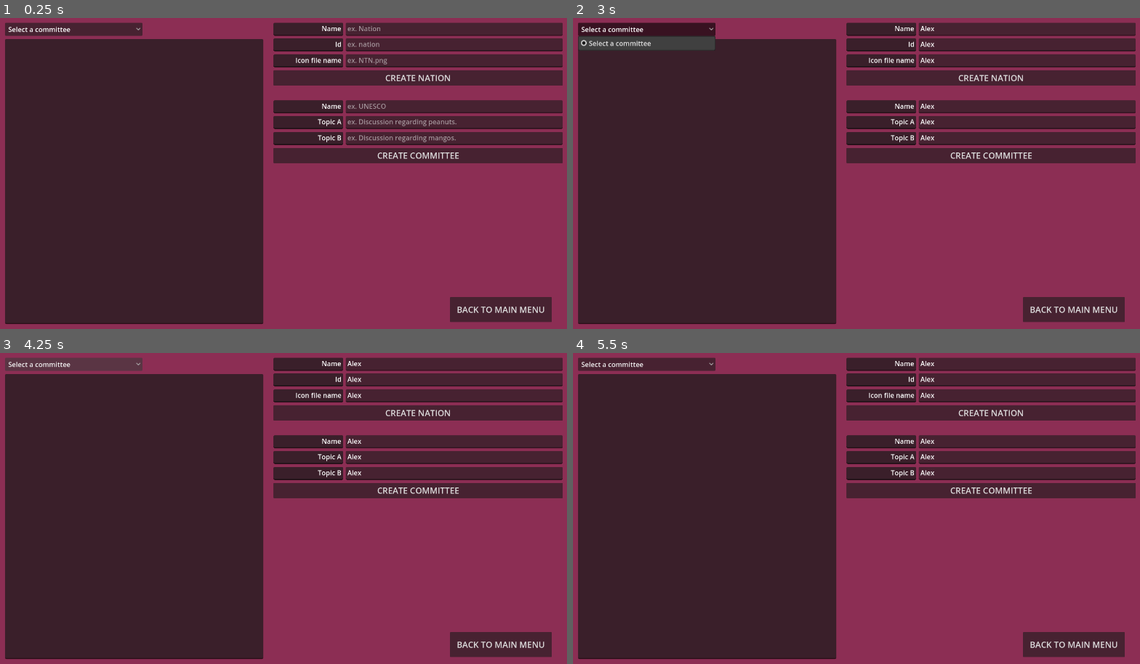
Above: before the commit, frames 1-4 (two rows, left to right).
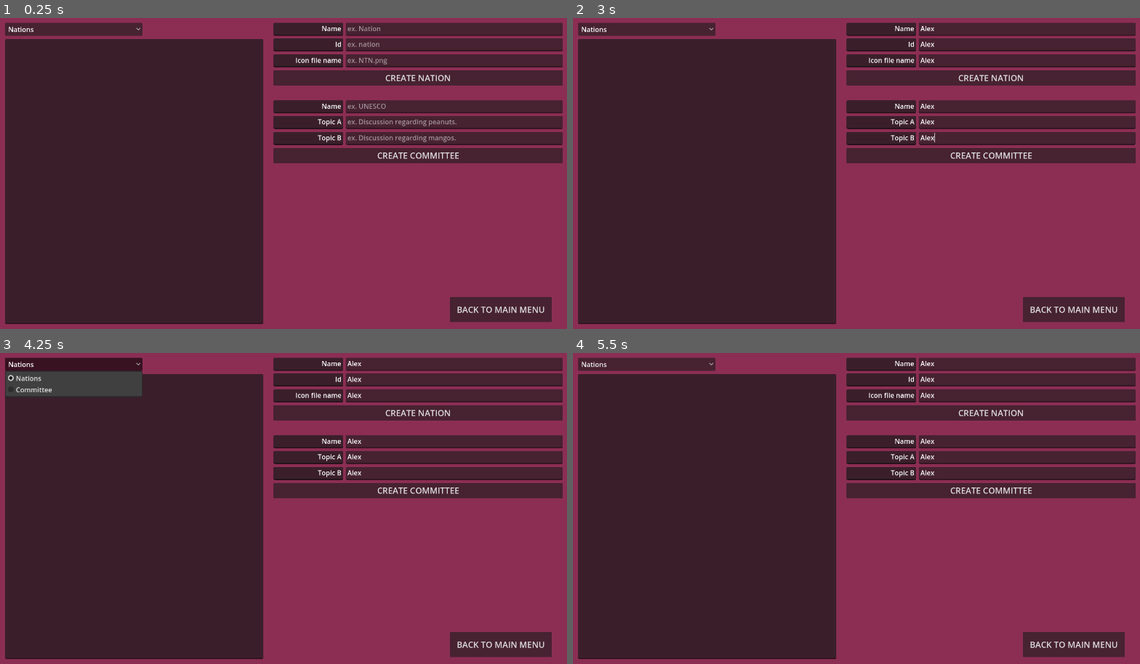
Above: after the commit, the same moments.

Repository: Janucat/OberMUN-Debate-Program
Game: Godot game, scene res://Main.tscn
Same seed, same stepped clock (60 frames per second), same inputs: the game is played once before the commit and once after it. The engine's default icon, where the game draws it, is replaced by a stand-in: a white triangle on a blue panel in a dark square.
Inputs (mouse positions are in pixels of both pictures, inside the frame that each line leads up to):
- Up to frame 1 (0.25 s): no input
- Up to frame 2 (3 s): click (1026, 30) at 0.52 s; type "Alex" at 0.6 s; click (1026, 45) at 0.75 s; type "Alex" at 0.83 s; click (1026, 61) at 0.98 s; type "Alex" at 1.07 s; click (1026, 108) at 1.27 s; type "Alex" at 1.35 s; click (1026, 123) at 1.5 s; type "Alex" at 1.58 s; click (1026, 139) at 1.73 s; type "Alex" at 1.82 s; click "Select a committee" at 2 s; click "Select a committee" at 2.75 s
- Up to frame 3 (4.25 s): click "Select a committee" (after the commit: "Nations") at 3.5 s
- Up to frame 4 (5.5 s): click "Start Session" at 4.25 s; click "Start Session" at 5 s

The runs differ from the first frame. In frame 1, 0.1% of the frame differs, in the area x 1-13%, y 2-5%; in frame 2, 1.2%; in frame 3, 2.9%, in the area x 0-26%, y 1-14%; in frame 4, 0.1%.
Error in both runs: Invalid access to property or key 'data_created' on a base object of type 'Node2D'. (res://scripts/SelectCommittee.gd:8)

Commit message:
nation(a)list

Diff:
--- a/Main.tscn
+++ b/Main.tscn
@@ -20,6 +20,7 @@
 [ext_resource type="Script" uid="uid://c5blvsa2ejbg" path="res://scripts/records_management.gd" id="17_28gxp"]
 [ext_resource type="Script" uid="uid://pwrsal4hrghd" path="res://scripts/records_refresh_button.gd" id="18_6rd35"]
 [ext_resource type="Script" uid="uid://d3en4ubqro6xn" path="res://records_file_button.gd" id="19_r2kmk"]
+[ext_resource type="Script" uid="uid://dp4ue1gopeo3b" path="res://editor.gd" id="21_devvj"]
 
 [sub_resource type="StyleBoxEmpty" id="StyleBoxEmpty_dvyph"]
 
@@ -1652,6 +1653,7 @@
 text = "Main Menu"
 
 [node name="Editor" type="CanvasLayer" parent="."]
+script = ExtResource("21_devvj")
 
 [node name="BackGround" type="ColorRect" parent="Editor"]
 anchors_preset = 15
@@ -1729,9 +1731,11 @@
 theme_override_colors/font_color = Color(1, 1, 1, 1)
 theme_override_styles/focus = SubResource("StyleBoxEmpty_tkvwg")
 selected = 0
-item_count = 1
-popup/item_0/text = "Select a committee"
+item_count = 2
+popup/item_0/text = "Nations"
 popup/item_0/id = 0
+popup/item_1/text = "Committee"
+popup/item_1/id = 1
 script = ExtResource("3_myi24")
 metadata/_edit_use_anchors_ = true
 
--- /dev/null
+++ b/editor.gd
@@ -0,0 +1,39 @@
+extends CanvasLayer
+
+var display_list_nation_object = preload("res://editor_nation_list_object.tscn")
+#var display_list_committee_object = preload("")
+
+@onready var display_container: GridContainer = $Display/GridContainer
+
+#class Nation:
+	#var id = ""
+	#var name = ""
+	#var icon = ""
+	#func _init(_id, _name, _icon):
+		#id = _id
+		#name = _name
+		#icon = _icon
+#
+#class Committee:
+	#var name = ""
+	#var topics = ["", ""]
+	#func _init(_name, _topic_a, _topic_b):
+		#name = _name
+		#topics[0] = _topic_a
+		#topics[1] = _topic_b
+
+var json_raw = preload("res://json/data.json") # converte in un dizionario il file json
+var nations_array = json_raw.data.get("nations") # dividiamo nazioni e committees in due array di dizionari separati
+var committee_array = json_raw.data.get("committees")
+
+func load_data(): #chiamato all'apertura dell'editor o quando si modifica qualcosa
+	for nation in nations_array:
+		var nation_obj = display_list_nation_object.instantiate()
+		nation_obj.find_child("Id").text = nation.id
+		nation_obj.find_child("Name").text = nation.name
+		nation_obj.find_child("Icon").texture = load("res://art/Flags/%s" % nation.image)
+		nation_obj.delete.connect(delete_nation) # pulsante delete, passa l'id della nazione
+		display_container.add_child(nation_obj)
+
+func delete_nation(id):
+	pass
--- /dev/null
+++ b/editor_nation_list_object.gd
@@ -0,0 +1,8 @@
+extends Control
+
+@onready var id: TextEdit = $Id
+
+signal delete
+
+func _on_delete_pressed() -> void:
+	delete.emit(id.text)
--- /dev/null
+++ b/editor_nation_list_object.tscn
@@ -0,0 +1,82 @@
+[gd_scene load_steps=3 format=3 uid="uid://c5ilx8ewnwdnw"]
+
+[ext_resource type="Script" uid="uid://o1p27ndg18m0" path="res://editor_nation_list_object.gd" id="1_tjf3y"]
+
+[sub_resource type="StyleBoxEmpty" id="StyleBoxEmpty_aipat"]
+
+[node name="Control" type="Control"]
+layout_mode = 3
+anchors_preset = 0
+offset_right = 600.0
+offset_bottom = 70.0
+script = ExtResource("1_tjf3y")
+
+[node name="Background" type="ColorRect" parent="."]
+layout_mode = 0
+offset_right = 600.0
+offset_bottom = 47.0
+color = Color(0.34397584, 0.09720374, 0.19769654, 1)
+
+[node name="Name" type="TextEdit" parent="."]
+layout_mode = 1
+anchors_preset = 5
+anchor_left = 0.5
+anchor_right = 0.5
+offset_left = -254.0
+offset_top = 8.0
+offset_right = 61.0
+offset_bottom = 39.0
+grow_horizontal = 2
+theme_override_colors/font_color = Color(1, 1, 1, 1)
+theme_override_colors/font_readonly_color = Color(1, 1, 1, 1)
+theme_override_constants/line_spacing = 0
+editable = false
+context_menu_enabled = false
+selecting_enabled = false
+drag_and_drop_selection_enabled = false
+
+[node name="Id" type="TextEdit" parent="."]
+layout_mode = 1
+anchors_preset = 5
+anchor_left = 0.5
+anchor_right = 0.5
+offset_left = 64.0
+offset_top = 8.0
+offset_right = 251.0
+offset_bottom = 39.0
+grow_horizontal = 2
+theme_override_colors/font_color = Color(1, 1, 1, 1)
+theme_override_colors/font_readonly_color = Color(1, 1, 1, 1)
+theme_override_constants/line_spacing = 0
+editable = false
+context_menu_enabled = false
+selecting_enabled = false
+drag_and_drop_selection_enabled = false
+
+[node name="Delete" type="Button" parent="."]
+layout_mode = 1
+anchors_preset = 8
+anchor_left = 0.5
+anchor_top = 0.5
+anchor_right = 0.5
+anchor_bottom = 0.5
+offset_left = 258.0
+offset_top = -30.0
+offset_right = 331.0
+offset_bottom = 42.0
+grow_horizontal = 2
+grow_vertical = 2
+scale = Vector2(0.5, 0.5)
+theme_override_colors/font_color = Color(0.88, 0, 0, 1)
+theme_override_font_sizes/font_size = 40
+theme_override_styles/focus = SubResource("StyleBoxEmpty_aipat")
+text = "DEL"
+
+[node name="Icon" type="TextureRect" parent="."]
+layout_mode = 0
+offset_left = 6.0
+offset_top = 9.0
+offset_right = 40.0
+offset_bottom = 37.0
+
+[connection signal="pressed" from="Delete" to="." method="_on_delete_pressed"]
Not shown: 1 places in Main.tscn that only renumber resources
Not shown, added: editor.gd.uid
Not shown, added: editor_nation_list_object.gd.uid
